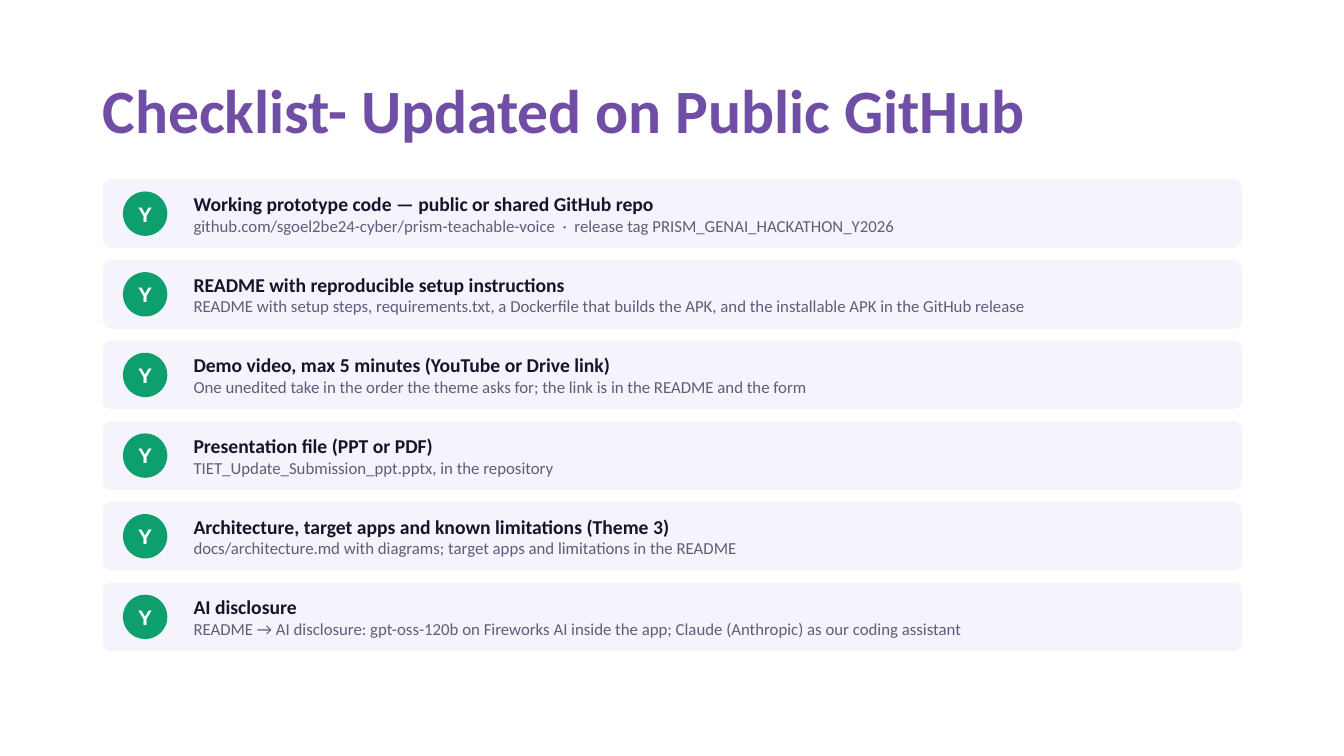
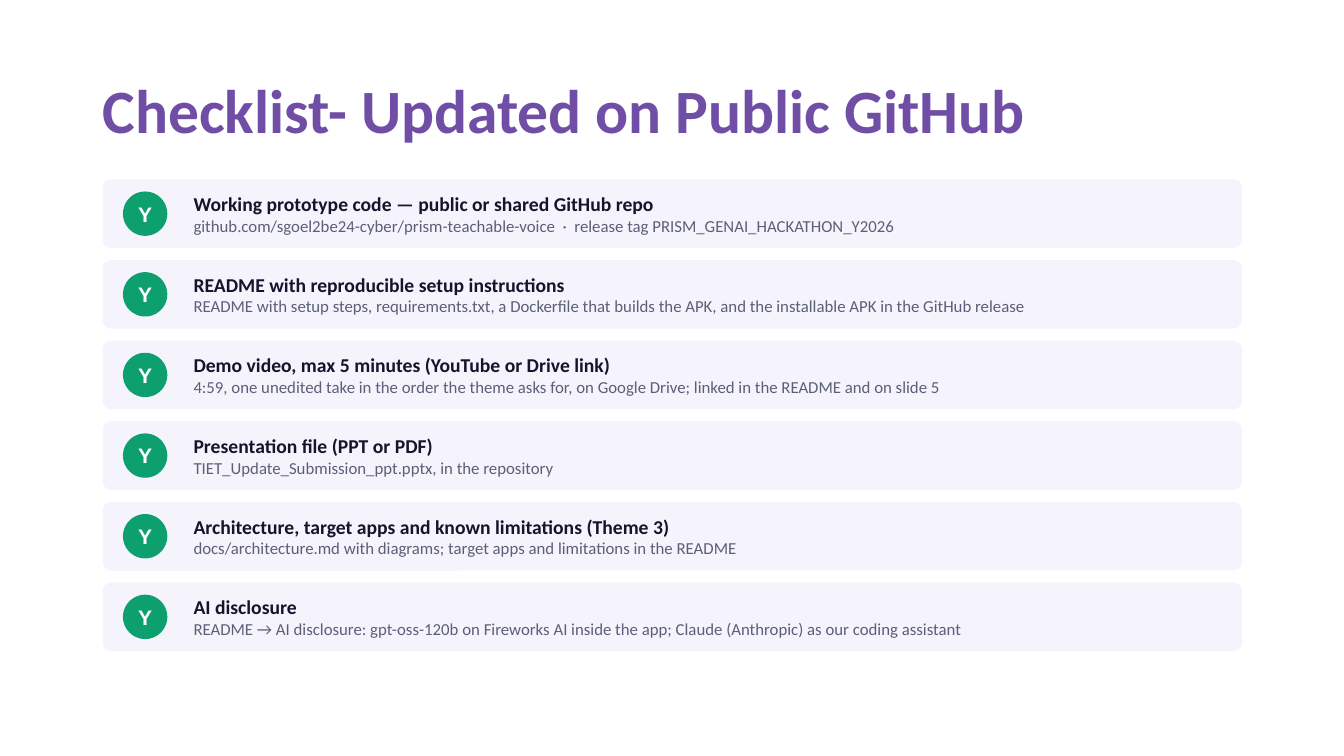
Before and after one commit to sgoel2be24-cyber/prism-teachable-voice, a slide deck: slide 11 of TIET_Update_Submission_ppt.pptx. Drawn at 1344x756 pixels with LibreOffice and Linux fonts; fonts in the diff are those of the drawing. Boxes give left, top, right and bottom in pixels: in the first picture for what was removed or moved away, otherwise in the second. Text is boxed around its words. In the diff, an @@ line names an element or a change of style, - is before the commit and + after.

```diff
--- a/TIET_Update_Submission_ppt.pptx
+++ b/TIET_Update_Submission_ppt.pptx
@@ text at box(194, 381, 939, 396): text changed @@
-One unedited take in the order the theme asks for; the link is in the README and the form
+4:59, one unedited take in the order the theme asks for, on Google Drive; linked in the README and on slide 5
```
Also in this commit, not shown: 1 other slide changed, 2 other files.
